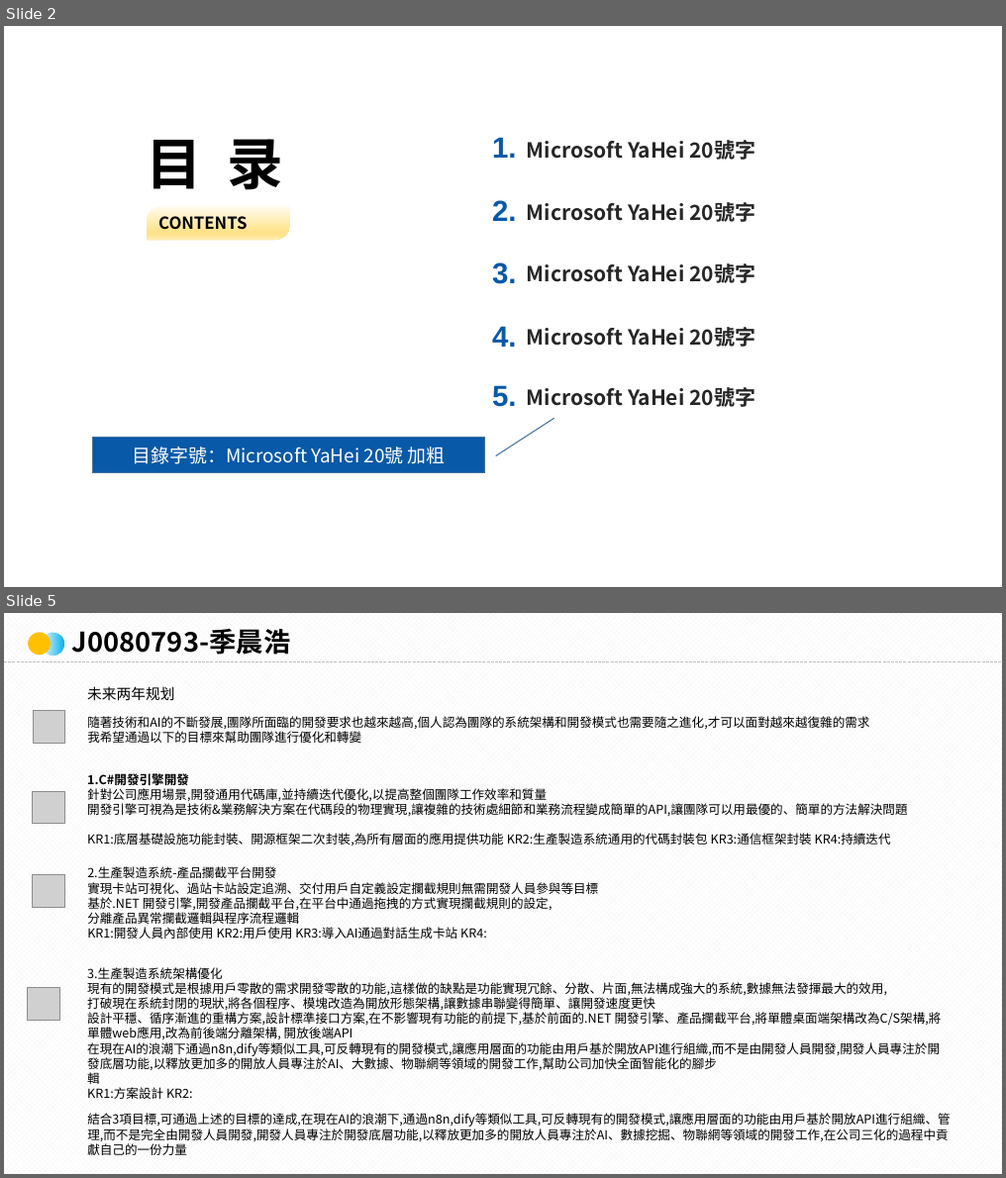
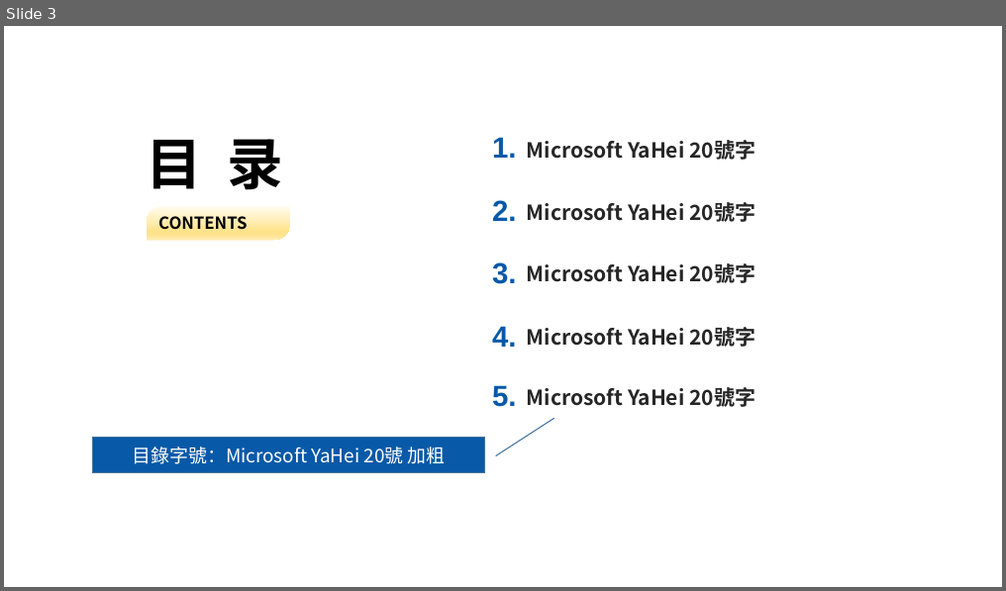
Before and after one commit to NoBug4Ever/work_files, a slide deck: J0080793.pptx. Shown one above the other, each under a label of ours: slides 2 and 5 before the commit, slide 3 after it; the slides between them are not shown. The pictures are 1006x1178 and 1006x591 pixels, drawn with LibreOffice and Linux fonts; fonts in the diff are those of the drawing; grey boxes stand for pictures; background and template pictures are left out. Boxes give left, top, right and bottom in pixels: in the first picture for what was removed or moved away, otherwise in the second. Text is boxed around its words. In the diff, an @@ line names an element or a change of style, - is before the commit and + after.

```diff
--- a/J0080793.pptx
+++ b/J0080793.pptx
@@ slide 5 removed at (4, 613, 1002, 1174), background pattern #F2F2F2 on #FFFFFF @@
@@ ellipse removed at (28, 633, 51, 655) @@
@@ ellipse removed at (41, 633, 63, 655) @@
@@ text removed at (72, 629, 290, 655) @@
-J0080793-季晨浩
@@ line removed from (4, 663) to (1002, 663) @@
@@ text removed at (87, 686, 174, 701) @@
-未来两年规划
@@ picture removed at (33, 711, 65, 744) @@
@@ text removed at (87, 716, 869, 743) @@
-隨著技術和AI的不斷發展,團隊所面臨的開發要求也越來越高,個人認為團隊的系統架構和開發模式也需要隨之進化,才可以面對越來越復雜的需求
-我希望通過以下的目標來幫助團隊進行優化和轉變
@@ text removed at (87, 773, 907, 846) @@
-1.C#開發引擎開發
-針對公司應用場景,開發通用代碼庫,並持續迭代優化,以提高整個團隊工作效率和質量
-開發引擎可視為是技術&業務解決方案在代碼段的物理實現,讓複雜的技術處細節和業務流程變成簡單的API,讓團隊可以用最優的、簡單的方法解決問題
-KR1:底層基礎設施功能封裝、開源框架二次封裝,為所有層面的應用提供功能 KR2:生產製造系統通用的代碼封裝包 KR3:通信框架封裝 KR4:持續迭代
@@ picture removed at (33, 792, 64, 824) @@
@@ picture removed at (33, 875, 64, 907) @@
@@ text removed at (87, 866, 598, 939) @@
-2.生產製造系統-產品攔截平台開發
-實現卡站可視化、過站卡站設定追溯、交付用戶自定義設定攔截規則無需開發人員參與等目標
-基於.NET 開發引擎,開發產品攔截平台,在平台中通過拖拽的方式實現攔截規則的設定,
-分離產品異常攔截邏輯與程序流程邏輯
-KR1:開發人員內部使用 KR2:用戶使用 KR3:導入AI通過對話生成卡站 KR4:
@@ text removed at (87, 967, 942, 1099) @@
-3.生產製造系統架構優化
-現有的開發模式是根據用戶零散的需求開發零散的功能,這樣做的缺點是功能實現冗餘、分散、片面,無法構成強大的系統,數據無法發揮最大的效用,
-打破現在系統封閉的現狀,將各個程序、模塊改造為開放形態架構,讓數據串聯變得簡單、讓開發速度更快
-設計平穩、循序漸進的重構方案,設計標準接口方案,在不影響現有功能的前提下,基於前面的.NET 開發引擎、產品攔截平台,將單體桌面端架構改為C/S架構,將單體web應用,改為前後端分離架構, 開放後端API
-在現在AI的浪潮下通過n8n,dify等類似工具,可反轉現有的開發模式,讓應用層面的功能由用戶基於開放API進行組織,而不是由開發人員開發,開發人員專注於開發底層功能,以釋放更加多的開放人員專注於AI、大數據、物聯網等領域的開發工作,幫助公司加快全面智能化的腳步
-輯
-KR1:方案設計 KR2:
@@ picture removed at (27, 988, 59, 1020) @@
@@ text removed at (87, 1113, 949, 1156) @@
-結合3項目標,可通過上述的目標的達成,在現在AI的浪潮下,通過n8n,dify等類似工具,可反轉現有的開發模式,讓應用層面的功能由用戶基於開放API進行組織、管理,而不是完全由開發人員開發,開發人員專注於開發底層功能,以釋放更加多的開放人員專注於AI、數據挖掘、物聯網等領域的開發工作,在公司三化的過程中貢獻自己的一份力量
@@ what was slide 2 is now slide 3 @@
```
Also in this commit, not shown: 2 slides added, 7 other slides removed, 2 other files.
